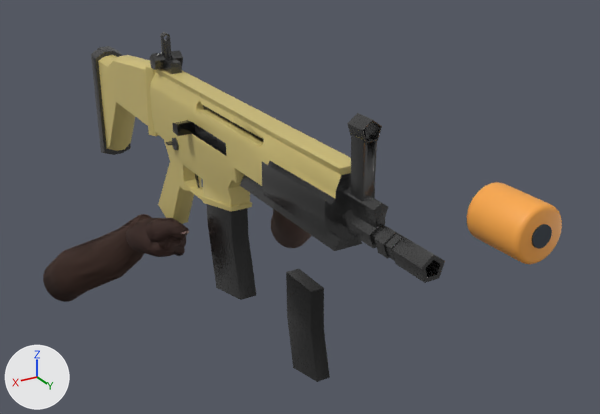
An edit to the glTF model client/public/assets/weapons/ranger.glb, drawn before and after from the same camera.
Before and after are seen from a 50 mm camera at (0.656, 1.599, 0.696) aimed at (-0.034, 0.449, 0.121). The axes (+X, +Y, +Z) are drawn at lower left. The lights are the same throughout. The first picture is the older version. Where no turn or scale is listed for an object, it has been applied to the vertices.

The scene before the commit, as lines of its bpy script (objects in view):
```python
me_cylinder = bpy.data.meshes.new('Cylinder')
me_cylinder.from_pydata(...)  # 224 vertices, 444 faces; spans x -0.036..0.036, y -0.0425..0.0425, z -0.036..0.036
me_cylinder.materials.append(mat_airsoft_orange_tip_07)  # orange #fba949
me_cylinder_001 = bpy.data.meshes.new('Cylinder.001')
me_cylinder_001.from_pydata(...)  # a 28-sided cylinder along y spanning x -0.014..0.014, y -0.044..0.044, z -0.014..0.014
me_cylinder_001.materials.append(mat_dark_replica_bore)  # greyish blue #353d47
me_ironsightgeometrymesh_001 = bpy.data.meshes.new('IronSightGeometryMesh.001')
me_ironsightgeometrymesh_001.from_pydata(...)  # 422 vertices, 832 faces; spans x 0.0629..0.1167, y 0.1659..0.2238, z 0.3258..0.3922
me_ironsightgeometrymesh_001.materials.append(mat_secondary)  # dark grey #555555
ob_airsoft_orange_tip_07___fitted_protective_orange_guard = bpy.data.objects.new('AIRSOFT_ORANGE_TIP_07 - fitted protective orange guard', me_cylinder)
ob_airsoft_orange_tip_07___fitted_protective_orange_guard.location = (0.0, 0.98, 0.305)
ob_authored_scarl_ironsightgeometry = bpy.data.objects.new('AUTHORED scarl IronSightGeometry', me_ironsightgeometrymesh_001)
ob_authored_scarl_ironsightgeometry.location = (0.0, 0.0, 0.0)
ob_orange_tip___black_inset_bore = bpy.data.objects.new('Orange tip / black inset bore', me_cylinder_001)
ob_orange_tip___black_inset_bore.location = (0.0, 0.981, 0.305)
# also in view: 'AUTHORED scarl WeaponBodyGeometry' at (0.095, 0.537, 0.172); 'AUTHORED scarl StockGeometry' at (0.089, -0.012, 0.189); 'AUTHORED scarl SpareMagazineGeometry' at (-0.125, 0.329, -0.22); 'AUTHORED scarl FrontIronSight' at (0.089, 0.807, 0.341); 'ranger TWO_HAND LEFT bare anatomical forearm' at (-0.043, 0.441, 0.117)
```
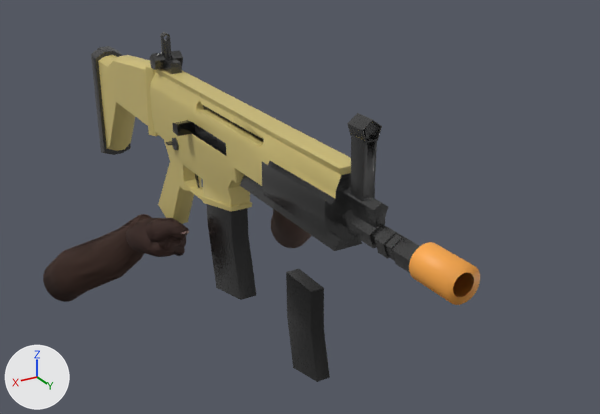
What differs and where, as boxes (x1, y1, x2, y2) in the pictures (600 x 414 px):
'AIRSOFT_ORANGE_TIP_07 - fitted protective orange guard', deleted (orange): before (467, 182, 562, 264)
'AIRSOFT_ORANGE_TIP_07 - fitted hollow muzzle sleeve', added (orange): after (409, 242, 480, 305)
'Orange tip / black inset bore', deleted: before (532, 224, 552, 249)

Edits to the bpy script that builds the scene:
```text
Add me_hollow_orange_replica_tip_geometry:
    me_hollow_orange_replica_tip_geometry.from_pydata(...)  # 112 vertices, 168 faces; spans x 0.0649..0.1129, y 0.936..1.002, z 0.2348..0.2828
    me_hollow_orange_replica_tip_geometry.materials.append(mat_airsoft_orange_tip_07)  # orange #fba949
Remove ob_airsoft_orange_tip_07___fitted_protective_orange_guard:
    ob_airsoft_orange_tip_07___fitted_protective_orange_guard = bpy.data.objects.new('AIRSOFT_ORANGE_TIP_07 - fitted protective orange guard', me_cylinder)
    ob_airsoft_orange_tip_07___fitted_protective_orange_guard.location = (0.0, 0.98, 0.305)
Remove ob_orange_tip___black_inset_bore:
    ob_orange_tip___black_inset_bore = bpy.data.objects.new('Orange tip / black inset bore', me_cylinder_001)
    ob_orange_tip___black_inset_bore.location = (0.0, 0.981, 0.305)
Add ob_airsoft_orange_tip_07___fitted_hollow_muzzle_sleeve:
    ob_airsoft_orange_tip_07___fitted_hollow_muzzle_sleeve = bpy.data.objects.new('AIRSOFT_ORANGE_TIP_07 - fitted hollow muzzle sleeve', me_hollow_orange_replica_tip_geometry)
    ob_airsoft_orange_tip_07___fitted_hollow_muzzle_sleeve.location = (0.0, 0.0, 0.0)
```
